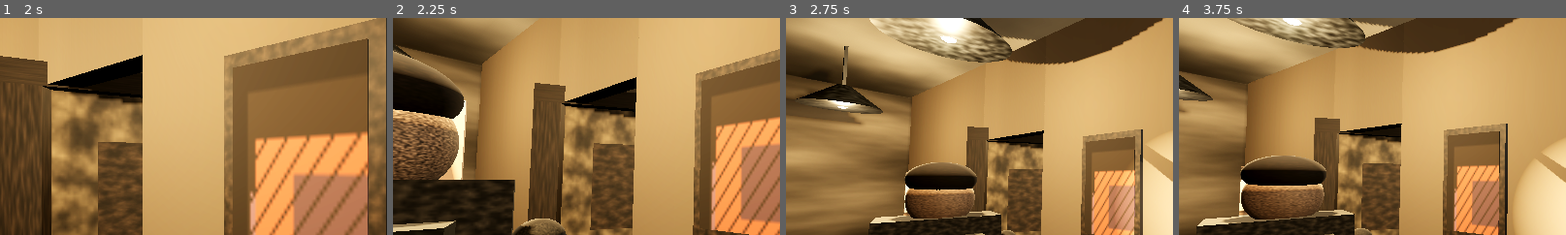
Above: before the commit, frames 1-4 (left to right).
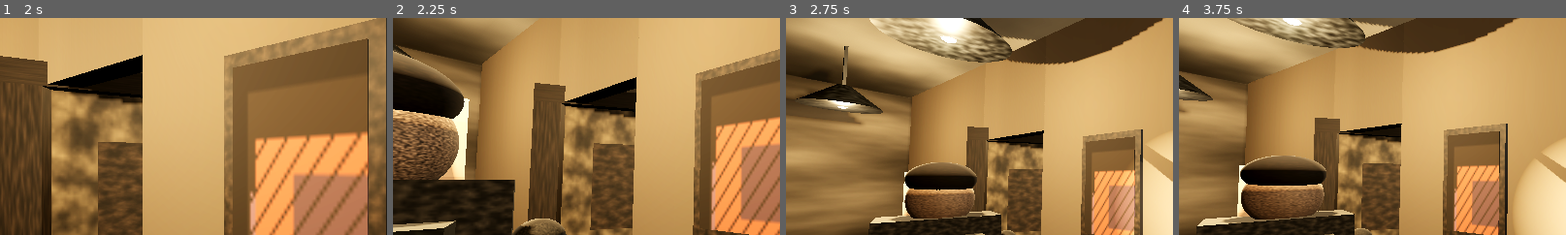
Above: after the commit, the same moments.

Repository: blastbeng/ProjectSpecterV2
Game: Godot game, scene res://scenes/boot.tscn
The game is run twice, just before and just after one commit, with the same random seed, the same clock (stepped at 60 frames per second) and the same inputs.
Inputs (mouse positions are % of the whole screen's width and height, from its top left):
- Up to frame 1 (2 s): move the mouse to (72, 45) at 0.52 s; hold Right (ui_right) 0.53-1.25 s; tap Q at 0.6 s; click (72, 45) at 0.67 s; click "HOST MATCH" at 1.25 s
- Up to frame 2 (2.25 s): tap Enter (ui_accept) at 2 s; move the mouse to (45, 50) at 2.02 s; hold Up (ui_up) from 2.03 s (still down); tap Ctrl at 2.1 s
- Up to frame 3 (2.75 s): keep holding Up (ui_up); tap Enter (ui_accept) at 2.27 s
- Up to frame 4 (3.75 s): keep holding Up (ui_up); move the mouse to (52, 48) at 2.77 s; hold Shift 2.78-3.53 s; move the mouse to (49, 52) at 3.52 s; tap Alt at 3.6 s; click (49, 52) at 3.67 s
The pictures show only the part of the screen within x 0-50%, y 16-66%; the shares and areas given below are measured in that part.

Frame 1 is identical in both runs. In frame 2, 0.3% of the frame differs, in the area x 15-20%, y 37-75%; in frame 3, 0.1%; in frame 4, 0.2%.

Commit message:
avatar fix: face card as QuadMesh with double-sided material - engine verified u-right/v-down orientation; test_avatar PASS

Diff:
--- a/scripts/entities/investigator_avatar.gd
+++ b/scripts/entities/investigator_avatar.gd
@@ -172,17 +172,16 @@
 	(neck.mesh as CylinderMesh).height = 0.12
 	neck.position = Vector3(0, 1.50, 0)
 	_rig.add_child(neck)
-	var face := _mesh(BoxMesh.new(), null)
+	# Face card: QuadMesh guarantees u-right/v-down mapping on its -z face
+	# (the BoxMesh +Z face rendered mirrored on this engine build).
+	var face := _mesh(QuadMesh.new(), null)
 	var face_mat := StandardMaterial3D.new()
 	face_mat.albedo_texture = face_texture_detailed(skin, player_index)
 	face_mat.roughness = 0.7
+	face_mat.cull_mode = BaseMaterial3D.CULL_DISABLED
 	face.material_override = face_mat
-	# Avatar forward is -z (Godot look_at convention), so the face card sits
-	# proud of the skull on the -z side, rotated to face outward.
-	# Card must sit proud of the 0.115-radius skull or its pixels are hidden.
-	(face.mesh as BoxMesh).size = Vector3(0.225, 0.22, 0.03)
-	face.position = Vector3(0, 0.004, -0.132)
-	face.rotation.y = PI
+	(face.mesh as QuadMesh).size = Vector2(0.235, 0.235)
+	face.position = Vector3(0, 0.0, -0.1135)
 	_head.add_child(face)
 	# Hair as a flattened dome hugging the skull, always behind the face card.
 	var hair := _mesh(SphereMesh.new(), _cloth(HAIR_C, 0.95))
